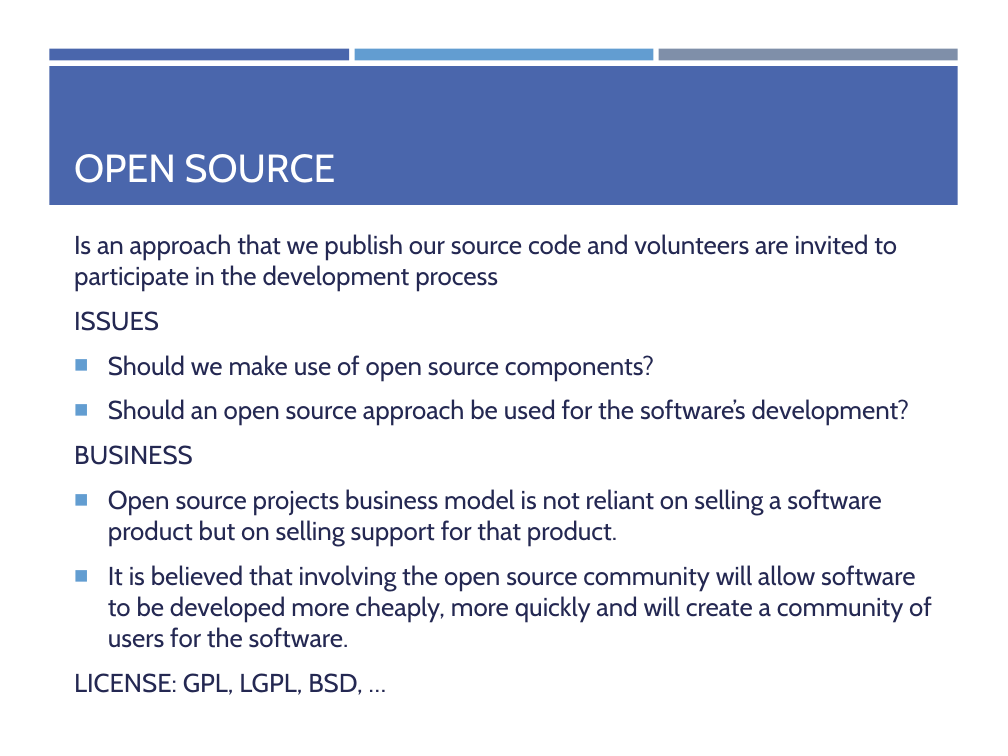
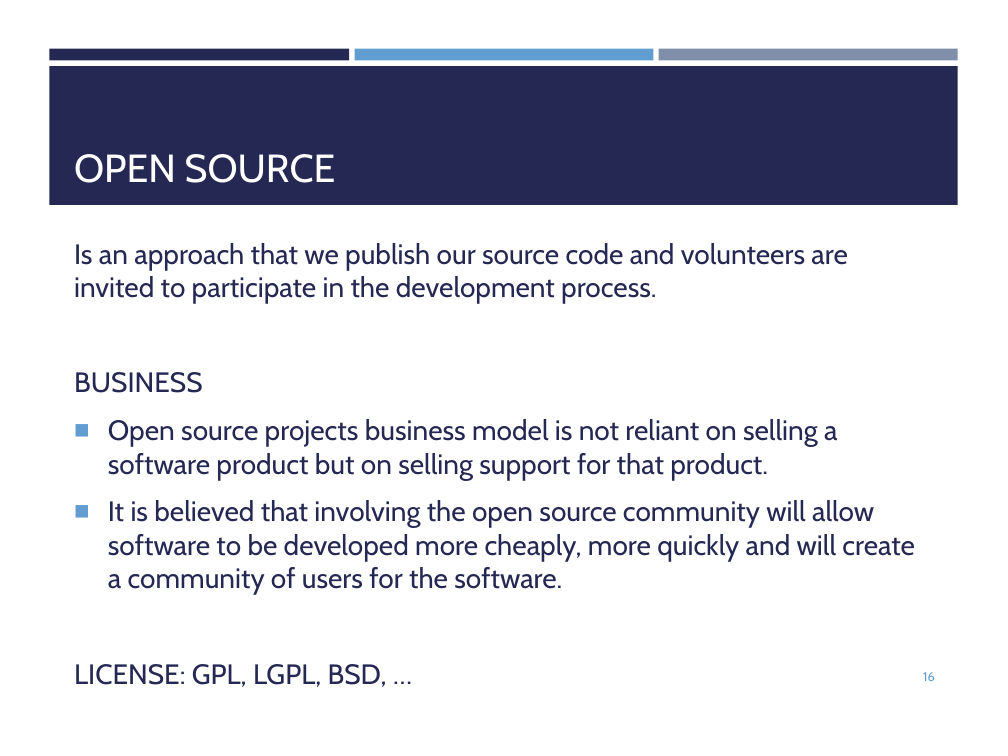
Before and after one commit to yazdipour/presentations, a slide deck: slide 16 of 2019Nov_Design_Implementation/Ch7.pptx (slide 21 before the commit). Drawn at 1008x756 pixels with LibreOffice and Linux fonts; fonts in the diff are those of the drawing. Boxes give left, top, right and bottom in pixels: in the first picture for what was removed or moved away, otherwise in the second. Text is boxed around its words. In the diff, an @@ line names an element or a change of style, - is before the commit and + after.

Commit message:
presentationVersion

```diff
--- a/2019Nov_Design_Implementation/Ch7.pptx
+++ b/2019Nov_Design_Implementation/Ch7.pptx
@@ rectangle at [49, 48, 349, 60]: fill #4A66AC to #242852 @@
@@ rectangle at [49, 67, 958, 206]: fill #4A66AC to #242852 @@
@@ text at [74, 243, 847, 304]: text changed; size 18.5 to 20 pt @@
-Is an approach that we publish our source code and volunteers are invited to participate in the development process
-ISSUES
-■ Should we make use of open source components?
-■ Should an open source approach be used for the software’s development?
+Is an approach that we publish our source code and volunteers are invited to participate in the development process.
@@ text at [74, 372, 915, 687]: size 18.5 to 20 pt in "BUSINESS", "Open source projects business model is not ...", "It is believed that involving the open ...", "LICENSE: GPL, LGPL, BSD, …" @@
@@ page number added at [923, 672, 935, 681], 9 pt, text #629DD1 @@
+16
```
Also in this commit, not shown: 18 other slides changed, 5 slides added, 5 slides removed, 3 other files.
